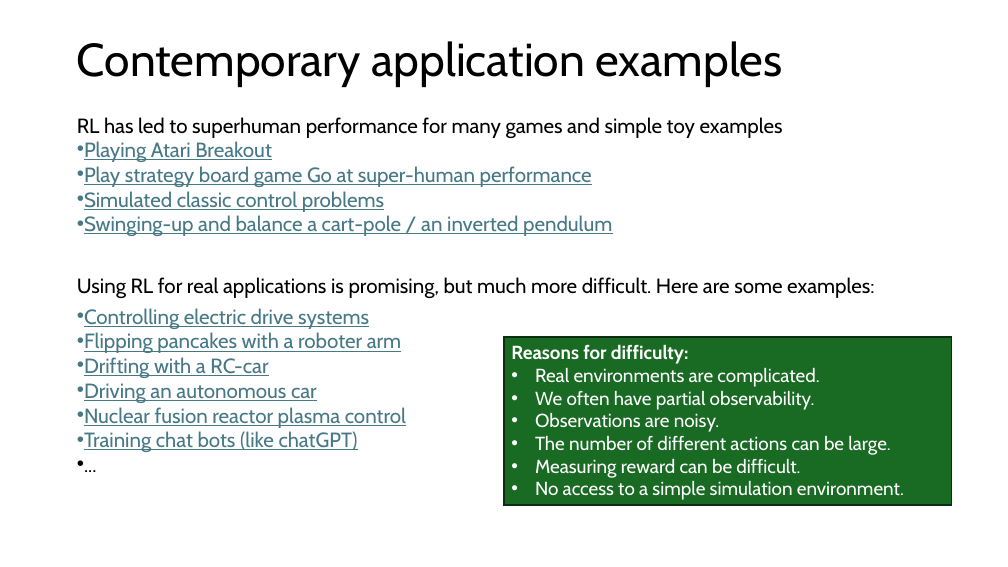
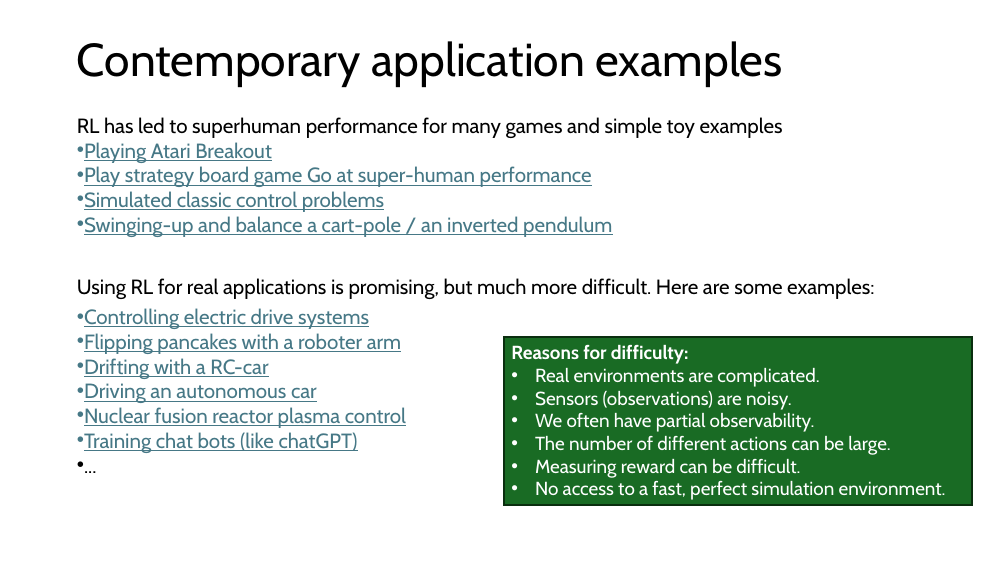
Before and after one commit to mhahsler/Introduction_to_Reinforcement_Learning, a slide deck: slide 11 of slides/Lecture_Chapter01.pptx (slide 10 before the commit). Drawn at 1008x567 pixels with LibreOffice and Linux fonts; fonts in the diff are those of the drawing. Boxes give left, top, right and bottom in pixels: in the first picture for what was removed or moved away, otherwise in the second. Text is boxed around its words. In the diff, an @@ line names an element or a change of style, - is before the commit and + after.

```diff
--- a/slides/Lecture_Chapter01.pptx
+++ b/slides/Lecture_Chapter01.pptx
@@ rectangle "Reasons for difficulty:": place and size @@
-rectangle "Reasons for difficulty:" at (504, 337, 952, 505)
+rectangle "Reasons for difficulty:" at (504, 337, 972, 505)
@@ text in rectangle at (535, 391, 792, 410): paragraph added @@
+• Sensors (observations) are noisy.
@@ text in rectangle at (535, 413, 720, 432): paragraph removed @@
-• Observations are noisy.
@@ text in rectangle at (535, 481, 946, 500): text changed @@
-• No access to a simple simulation environment.
+• No access to a fast, perfect simulation environment.
```
Also in this commit, not shown: 21 other slides changed, 2 slides added, 11 other files.
